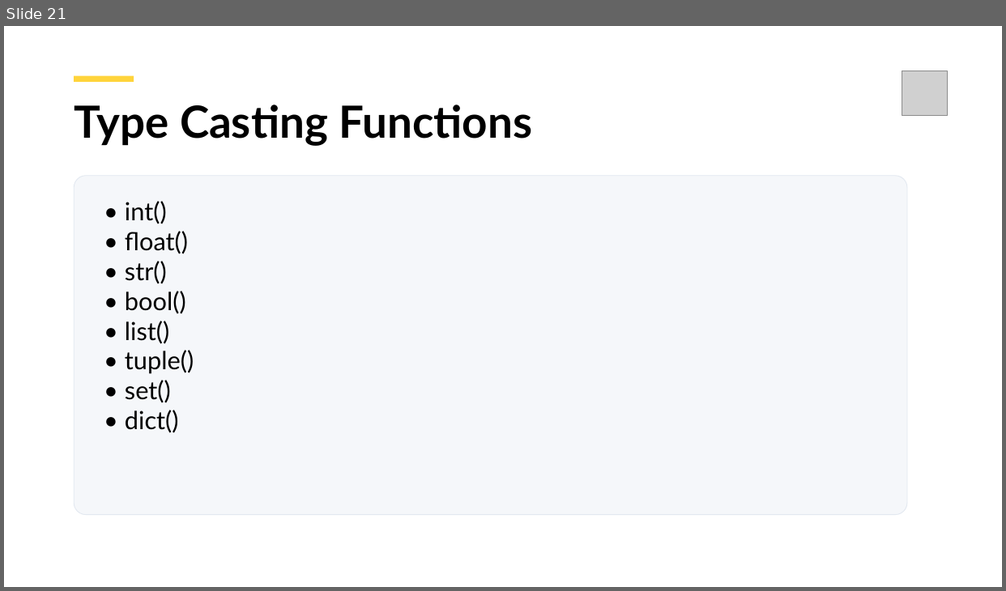
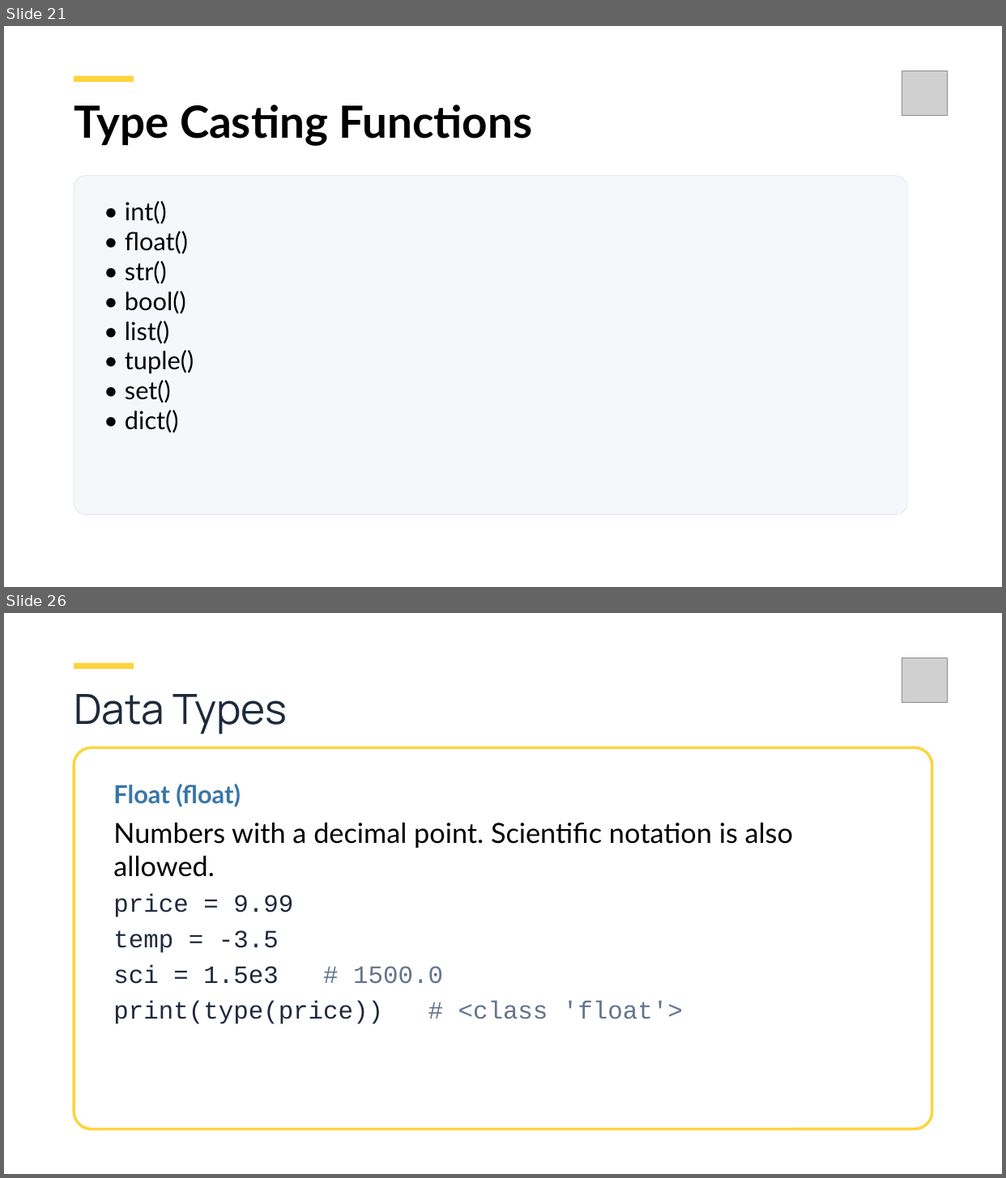
Before and after one commit to aamir-naseem88/Learn-Python, a slide deck: Python_Course.pptx. Shown one above the other, each under a label of ours: slide 21 before the commit, slides 21 and 26 after it; the slides between them are not shown. The pictures are 1006x591 and 1006x1178 pixels, drawn with LibreOffice and Linux fonts; fonts in the diff are those of the drawing; grey boxes stand for pictures; background and template pictures are left out. Boxes give left, top, right and bottom in pixels: in the first picture for what was removed or moved away, otherwise in the second. Text is boxed around its words. In the diff, an @@ line names an element or a change of style, - is before the commit and + after.

```diff
--- a/Python_Course.pptx
+++ b/Python_Course.pptx
@@ slide 26 added at box(4, 613, 1002, 1174), background #FFFFFF; not listed: 1 template element that a slide beside it also shows @@
@@ picture added at box(902, 658, 947, 703) @@
@@ rectangle added at box(74, 663, 134, 669), fill #FFD43B @@
@@ text added at box(74, 694, 287, 735), 30 pt, text #1E293B @@
+Data Types
@@ rounded rectangle added at box(74, 747, 932, 1130), fill #FFFFFF, outline #FFD43B 2 pt @@
@@ text added at box(113, 784, 241, 807), 18 pt, text #3776AB, bold @@
+Float (float)
@@ text added at box(113, 822, 793, 1024), 18 pt, text #000000 @@
+Numbers with a decimal point. Scientific notation is also allowed.
+price = 9.99
+temp = -3.5
+sci = 1.5e3 # 1500.0
+print(type(price)) # <class 'float'>
```
Also in this commit, not shown: 161 other slides added, 2 other files.
